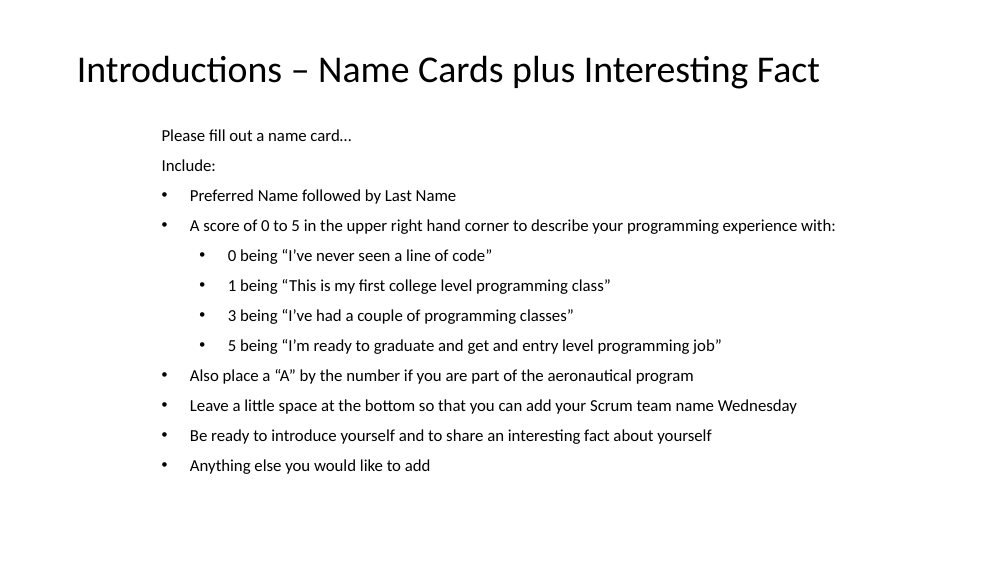
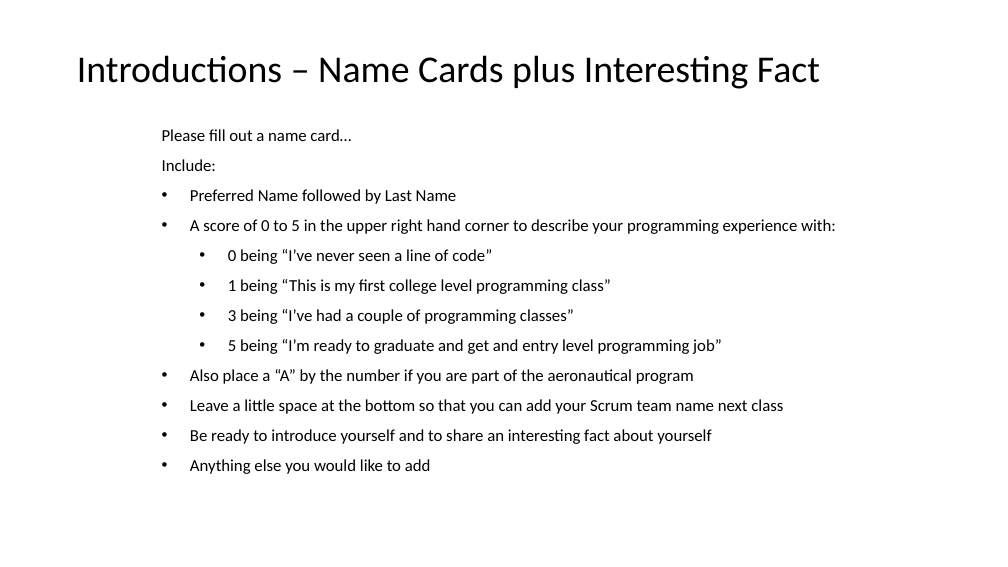
Before and after one commit to jamesbaptiste1/cpsc-24500-2019-01-spring-001, a slide deck: slide 13 of lecture-presentations/2019-01-15.pptx. Drawn at 1008x567 pixels with LibreOffice and Linux fonts; fonts in the diff are those of the drawing. Boxes give left, top, right and bottom in pixels: in the first picture for what was removed or moved away, otherwise in the second. Text is boxed around its words. In the diff, an @@ line names an element or a change of style, - is before the commit and + after.

Commit message:
Update file.

```diff
--- a/lecture-presentations/2019-01-15.pptx
+++ b/lecture-presentations/2019-01-15.pptx
@@ text at [190,399,783,414]: text changed @@
-• Leave a little space at the bottom so that you can add your Scrum team name Wednesday
+• Leave a little space at the bottom so that you can add your Scrum team name next class
```
Also in this commit, not shown: 2 other slides changed, 1 slide added.
